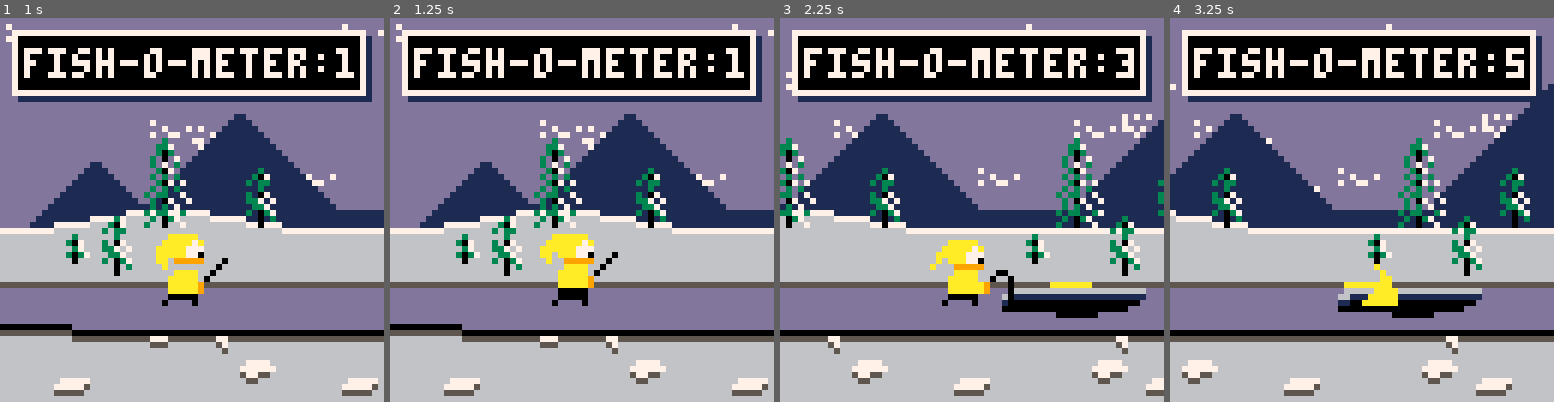
Above: before the commit, frames 1-4 (left to right).
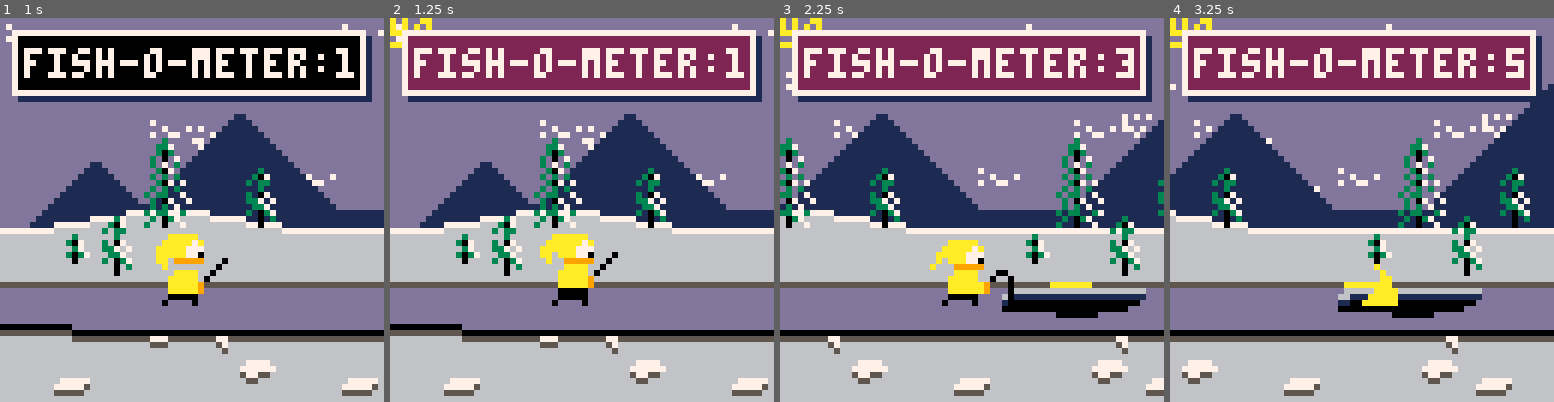
Above: after the commit, the same moments.

Repository: Aeklad/pico8
Game: PICO-8 cartridge fisher.p8
Same seed, same stepped clock (60 frames per second), same inputs: the game is played once before the commit and once after it.
Inputs:
- Up to frame 1 (1 s): tap X (X key) at 0.33 s; tap O (Z key) at 0.7 s
- Up to frame 2 (1.25 s): tap X (X key) at 1.07 s
- Up to frame 3 (2.25 s): hold Right 1.6-2.1 s; tap O (Z key) at 1.7, 2.1 s; tap X (X key) at 1.85 s; hold Up from 2.15 s (still down)
- Up to frame 4 (3.25 s): release Up at 2.42 s; hold Right 2.47-3.03 s; tap O (Z key) at 2.5, 2.9 s; tap X (X key) at 2.97 s; hold Left from 3.08 s (still down)

Frame 1 is identical in both runs. In frame 2, 10% of the frame differs, in the area x 0-94%, y 0-19%; in frame 3, 10%; in frame 4, 10%.

Commit message:
made a fish

Diff:
--- a/fisher.p8
+++ b/fisher.p8
@@ -33,6 +33,22 @@
   y=35,
  }
 
+ fish = {
+  s=128,
+  w=2,
+  pw=16,
+  ph=8,
+  h=1,
+  x=24,
+  y=4
+ }
+
+ site = {
+  x=32,
+  y=0,
+  pw=2,
+ }
+
  holes={}
  hitbox={}
 
@@ -145,7 +161,6 @@
   animate(pl,32,38,.05,true)
   shake=.001
  end
- return isfishing and btn(2)
 end
 
 function doshake()
@@ -158,23 +173,36 @@
 function fishometer()
  local x,y,x2,y2=2,2,60,12
  tx=32
- ty=32
  t+=1
+ c=0
 
  if t%30==0 then n*=-1 end
  if n<1 then
-	 tx=0
+	 site.x=0
  else
-	 tx=63
- end
-
- target.x=lerp(tx,target.x,0.9)
+	 site.x=63
+ end
+ if t%5==0 then
+  fish.s=fish.s+2
+  if fish.s >134 then
+   fish.s=128
+  end
+ end
+ target.x=lerp(site.x,target.x,0.9)
+ site.x=target.x
+ if collide(fish,site) then
+  c=2
+  print('yo')
+ else
+  c=0
+ end
 
  rect(x+1,y+1,x2+1,y2+1,1)
  rect(x,y,x2,y2,7)
- rectfill(x+1,y+1,x2-1,y2-1,0)
+ rectfill(x+1,y+1,x2-1,y2-1,c)
  cursor(x+2,y+3,7)
  if biting then
+  spr(fish.s,fish.x,fish.y,fish.w,fish.h)
 	 line(target.x,target.y,target.x,target.y+9,7)
  else
 	 print("fish-o-meter:"..score)
@@ -325,14 +353,14 @@
 88888888888888888888888888888888888888880000000088888888888888888888888888888888888888888888888888888888888888888888888888888888
 88888888888888888888888888888888888888880000000088888888888888888888888888888888888888888888888888888888888888888888888888888888
 88888888888888888888888888888888888888880000000088888888888888888888888888888888888888888888888888888888888888888888888888888888
-88888888888888888888888888888888888888888888888888888888888888888888888888888888888888888888888888888888888888888888888888888888
-88888888888888888888888888888888888888888888888888888888888888888888888888888888888888888888888888888888888888888888888888888888
-88888888888888888888888888888888888888888888888888888888888888888888888888888888888888888888888888888888888888888888888888888888
-88888888888888888888888888888888888888888888888888888888888888888888888888888888888888888888888888888888888888888888888888888888
-88888888888888888888888888888888888888888888888888888888888888888888888888888888888888888888888888888888888888888888888888888888
-88888888888888888888888888888888888888888888888888888888888888888888888888888888888888888888888888888888888888888888888888888888
-88888888888888888888888888888888888888888888888888888888888888888888888888888888888888888888888888888888888888888888888888888888
-88888888888888888888888888888888888888888888888888888888888888888888888888888888888888888888888888888888888888888888888888888888
+88888588888888888888888888888888885888888888888888888888888888888888888888888888888888888888888888888888888888888888888888888888
+88888555888888885888855888888888885888858888888888888888888777888888888888888888888888888888888888888888888888888888888888888888
+58888877777788888588885588888888555778855888888888888855577066888888888888888888888888888888888888888888888888888888888888888888
+55887777757077888566777777778888888677775888888888888885776655888888888888888888888888888888888888888888888888888888888888888888
+85666666665666885886666656077788888856677777888888888777666588888888888888888888888888888888888888888888888888888888888888888888
+85855555555588888885555556666888888885665707778855877666655588888888888888888888888888888888888888888888888888888888888888888888
+58888885888888888888855855558888888888555666678888566888885888888888888888888888888888888888888888888888888888888888888888888888
+88888858888888888888588888888888888885888555888888588888885888888888888888888888888888888888888888888888888888888888888888888888
 88888888888888888888888888888888888888888888888888888888888888888888888888888888888888888888888888888888888888888888888888888888
 88888888888888888888888888888888888888888888888888888888888888888888888888888888888888888888888888888888888888888888888888888888
 88888888888888888888888888888888888888888888888888888888888888888888888888888888888888888888888888888888888888888888888888888888
